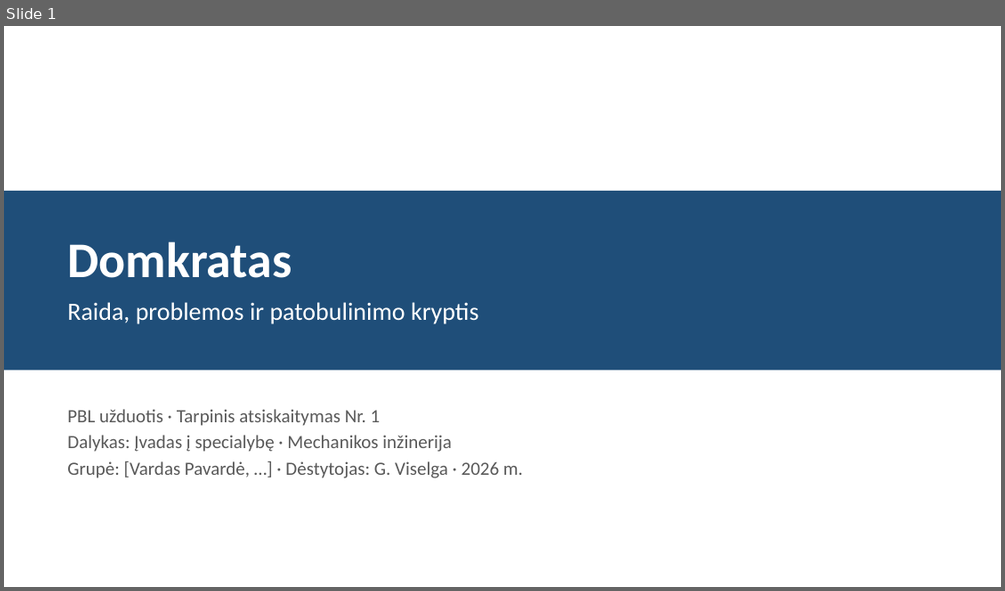
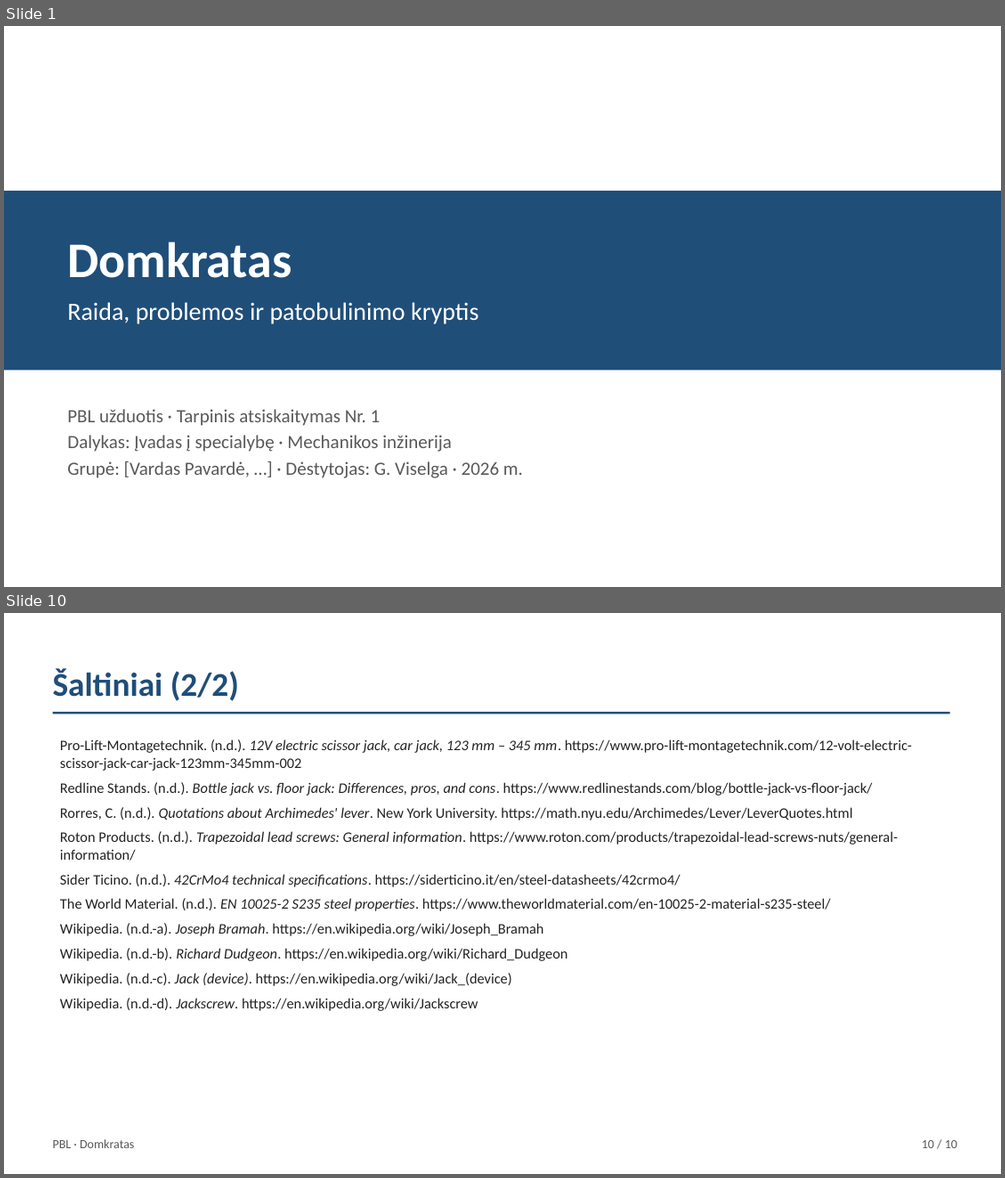
Before and after one commit to Goblinukas-beep/Ye, a slide deck: domkratas-ta1/domkratas-ta1.pptx. Shown one above the other, each under a label of ours: slide 1 before the commit, slides 1 and 10 after it; the slides between them are not shown. The pictures are 1005x591 and 1005x1178 pixels, drawn with LibreOffice and Linux fonts; fonts in the diff are those of the drawing. Boxes give left, top, right and bottom in pixels: in the first picture for what was removed or moved away, otherwise in the second. Text is boxed around its words. In the diff, an @@ line names an element or a change of style, - is before the commit and + after.

```diff
--- a/domkratas-ta1/domkratas-ta1.pptx
+++ b/domkratas-ta1/domkratas-ta1.pptx
@@ slide 10 added at box(4, 613, 1001, 1174), background #FFFFFF @@
@@ text added at box(53, 668, 239, 701), 32 pt, text #1F4E79, bold @@
+Šaltiniai (2/2)
@@ rectangle added at box(53, 712, 950, 714), fill #1F4E79 @@
@@ text added at box(60, 739, 912, 1011), 14 pt, text #222222 @@
+Pro-Lift-Montagetechnik. (n.d.). 12V electric scissor jack, car jack, 123 mm – 345 mm. https://www.pro-lift-montagetechnik.com/12-volt-electric-scissor-jack-car-jack-123mm-345mm-002
+Redline Stands. (n.d.). Bottle jack vs. floor jack: Differences, pros, and cons. https://www.redlinestands.com/blog/bottle-jack-vs-floor-jack/
+Rorres, C. (n.d.). Quotations about Archimedes' lever. New York University. https://math.nyu.edu/Archimedes/Lever/LeverQuotes.html
+Roton Products. (n.d.). Trapezoidal lead screws: General information. https://www.roton.com/products/trapezoidal-lead-screws-nuts/general-information/
+Sider Ticino. (n.d.). 42CrMo4 technical specifications. https://siderticino.it/en/steel-datasheets/42crmo4/
+The World Material. (n.d.). EN 10025-2 S235 steel properties. https://www.theworldmaterial.com/en-10025-2-material-s235-steel/
+Wikipedia. (n.d.-a). Joseph Bramah. https://en.wikipedia.org/wiki/Joseph_Bramah
+Wikipedia. (n.d.-b). Richard Dudgeon. https://en.wikipedia.org/wiki/Richard_Dudgeon
+Wikipedia. (n.d.-c). Jack (device). https://en.wikipedia.org/wiki/Jack_(device)
+Wikipedia. (n.d.-d). Jackscrew. https://en.wikipedia.org/wiki/Jackscrew
@@ text added at box(53, 1139, 134, 1148), 12 pt, text #595959 @@
+PBL · Domkratas
@@ text added at box(922, 1140, 957, 1148), 12 pt, text #595959 @@
+10 / 10
```
Also in this commit, not shown: 7 slides changed, 1 other slide added, 1 slide removed, 3 other files.
